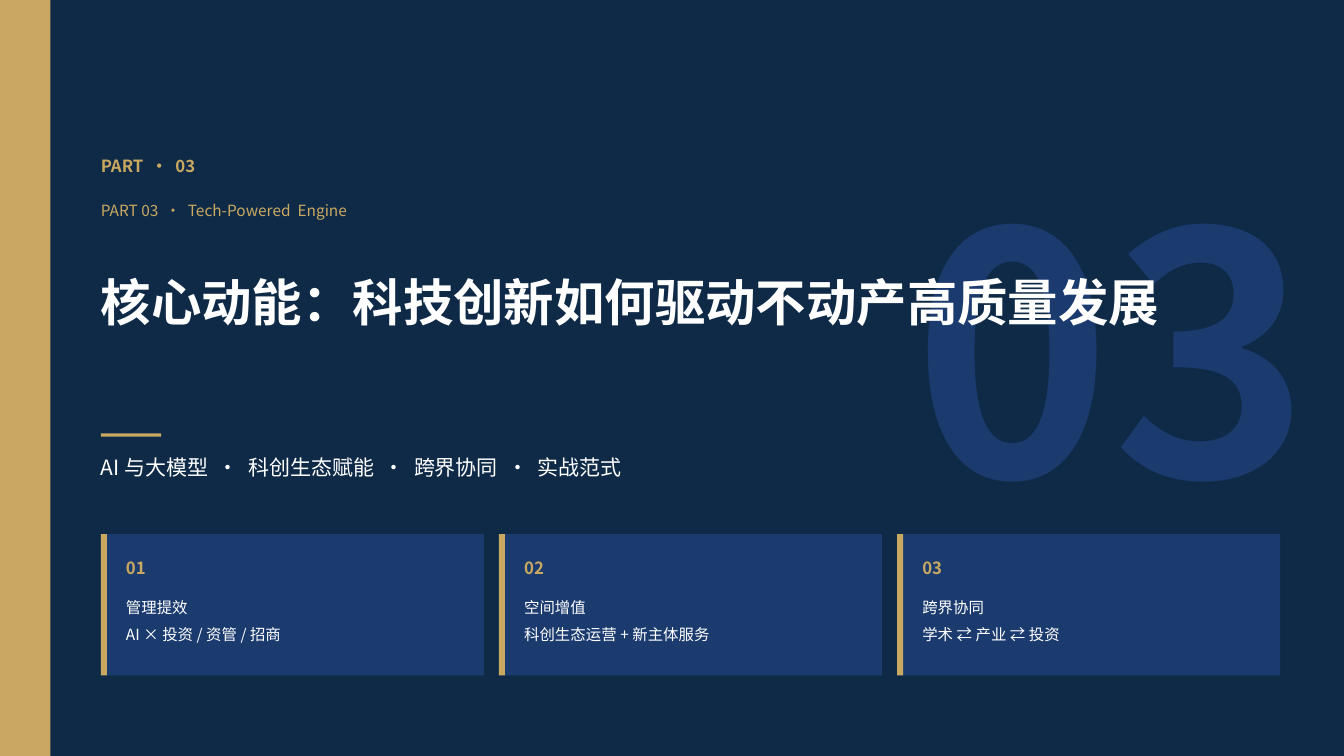
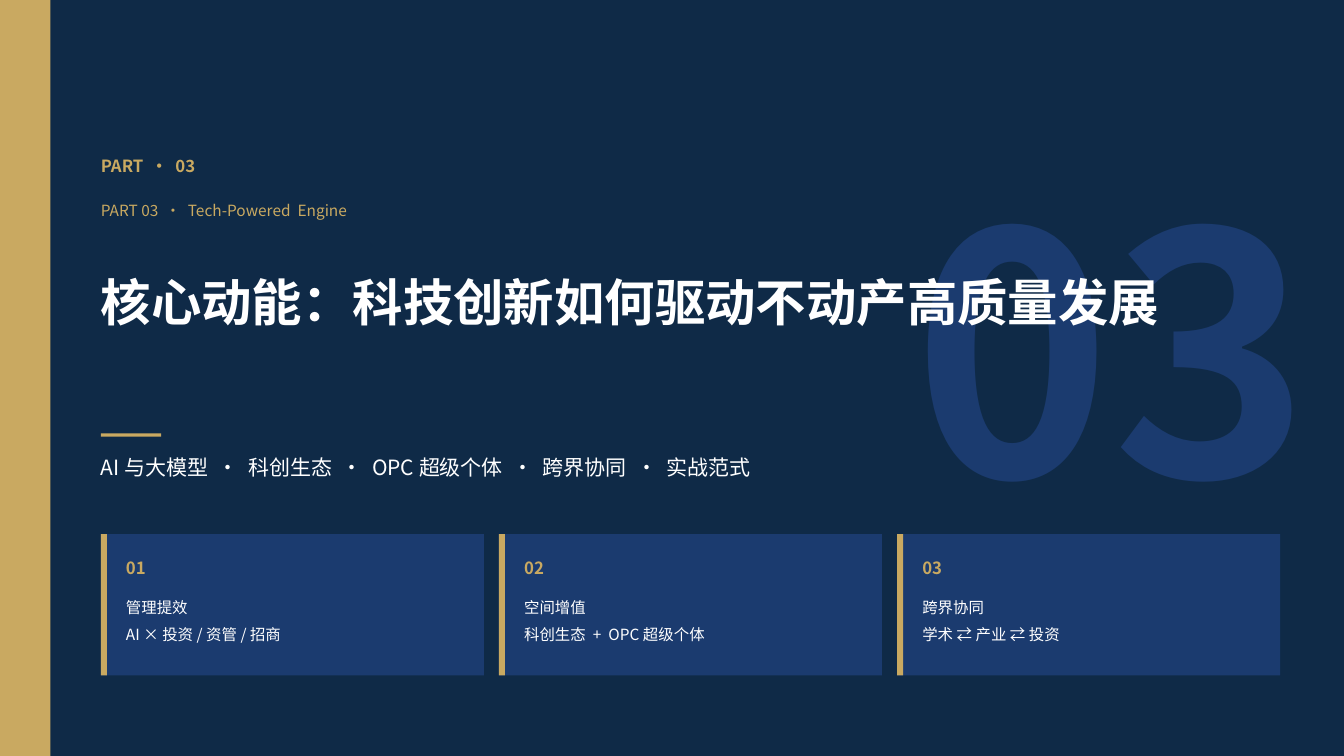
Before and after one commit to hujigang2010-maker/AIDEN, a slide deck: slide 14 of 十五五不动产高质量发展汇报.pptx (slide 12 before the commit). Drawn at 1344x756 pixels with LibreOffice and Linux fonts; fonts in the diff are those of the drawing. Boxes give left, top, right and bottom in pixels: in the first picture for what was removed or moved away, otherwise in the second. Text is boxed around its words. In the diff, an @@ line names an element or a change of style, - is before the commit and + after.

```diff
--- a/十五五不动产高质量发展汇报.pptx
+++ b/十五五不动产高质量发展汇报.pptx
@@ text at <box>101,457,751,477</box>: text changed @@
-AI 与大模型 · 科创生态赋能 · 跨界协同 · 实战范式
+AI 与大模型 · 科创生态 · OPC 超级个体 · 跨界协同 · 实战范式
@@ text at <box>524,627,705,642</box>: text changed @@
-科创生态运营 + 新主体服务
+科创生态 + OPC 超级个体
```
Also in this commit, not shown: 19 other slides changed, 4 slides added, 1 slide removed, 1 other file.
